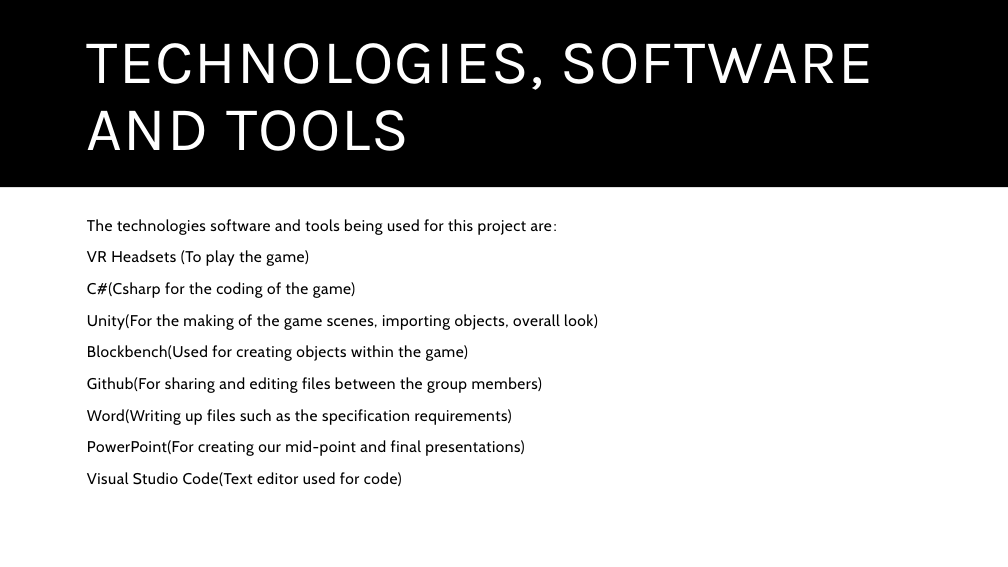
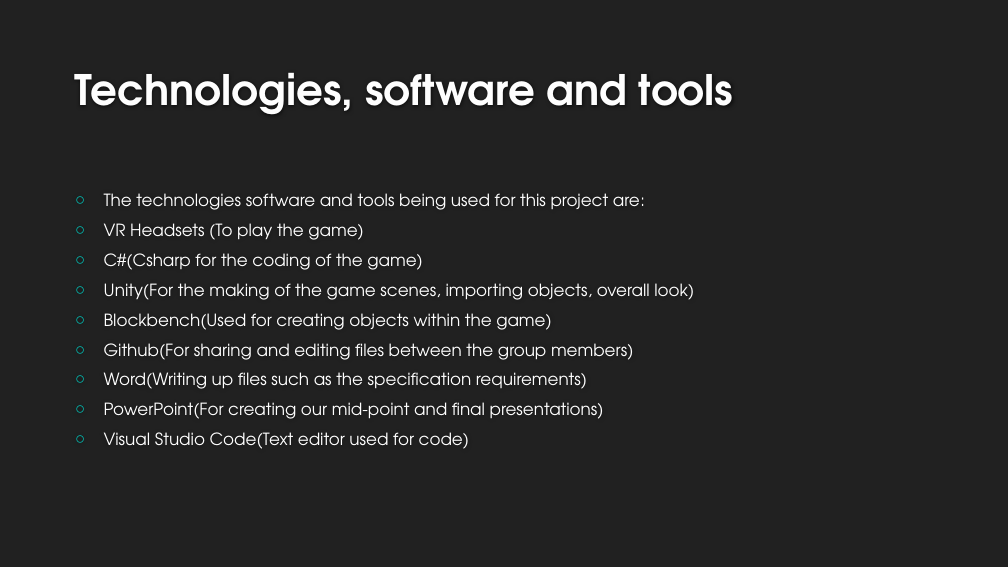
Before and after one commit to TomatechGames/Cooktastrophe, a slide deck: slide 5 of External/Documentation/Mid-pointPres.pptx (slide 4 before the commit). Drawn at 1008x567 pixels with LibreOffice and Linux fonts; fonts in the diff are those of the drawing; background and template pictures are left out. Boxes give left, top, right and bottom in pixels: in the first picture for what was removed or moved away, otherwise in the second. Text is boxed around its words. In the diff, an @@ line names an element or a change of style, - is before the commit and + after.

```diff
--- a/External/Documentation/Mid-pointPres.pptx
+++ b/External/Documentation/Mid-pointPres.pptx
@@ background #FFFFFF to #212121 @@
@@ rectangle removed at [0,0,1008,188] @@
@@ title "Technologies, software and tools" at [75,72,733,115]: vertical alignment middle to bottom @@
@@ title at [75,72,733,115]: text changed; size 59.4 to 40 pt; font Karla to TeX Gyre Adventor; text colour #FFFFFF to #FEFEFE; bold on @@
-TECHNOLOGIES, SOFTWARE AND TOOLS
+Technologies, software and tools
@@ text "The technologies software and tools ...": place and size @@
-text "The technologies software and tools ..." at [87,219,598,486]
+text "The technologies software and tools ..." at [104,193,694,449]
@@ text "The technologies software and tools ..." at [104,193,694,449]: size 14.8 to 16 pt, font Cabin to TeX Gyre Adventor, text colour #000000 to #FFFFFF, letter spacing 0.5 to 0 pt; bullet none to ○; line spacing 0.91 to 1; less space between paragraphs; vertical alignment top to middle @@
```
Also in this commit, not shown: 5 other slides changed, 2 slides added, 1 slide removed, 2 other files.
